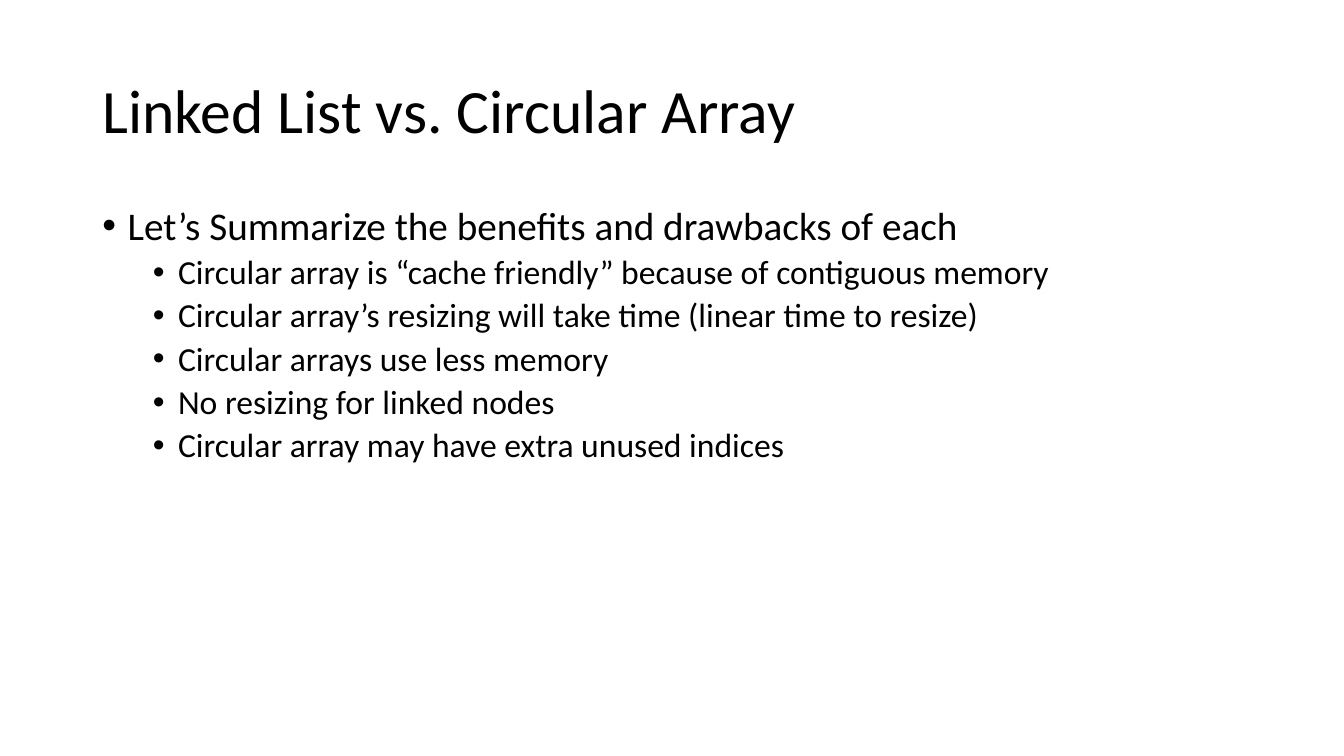
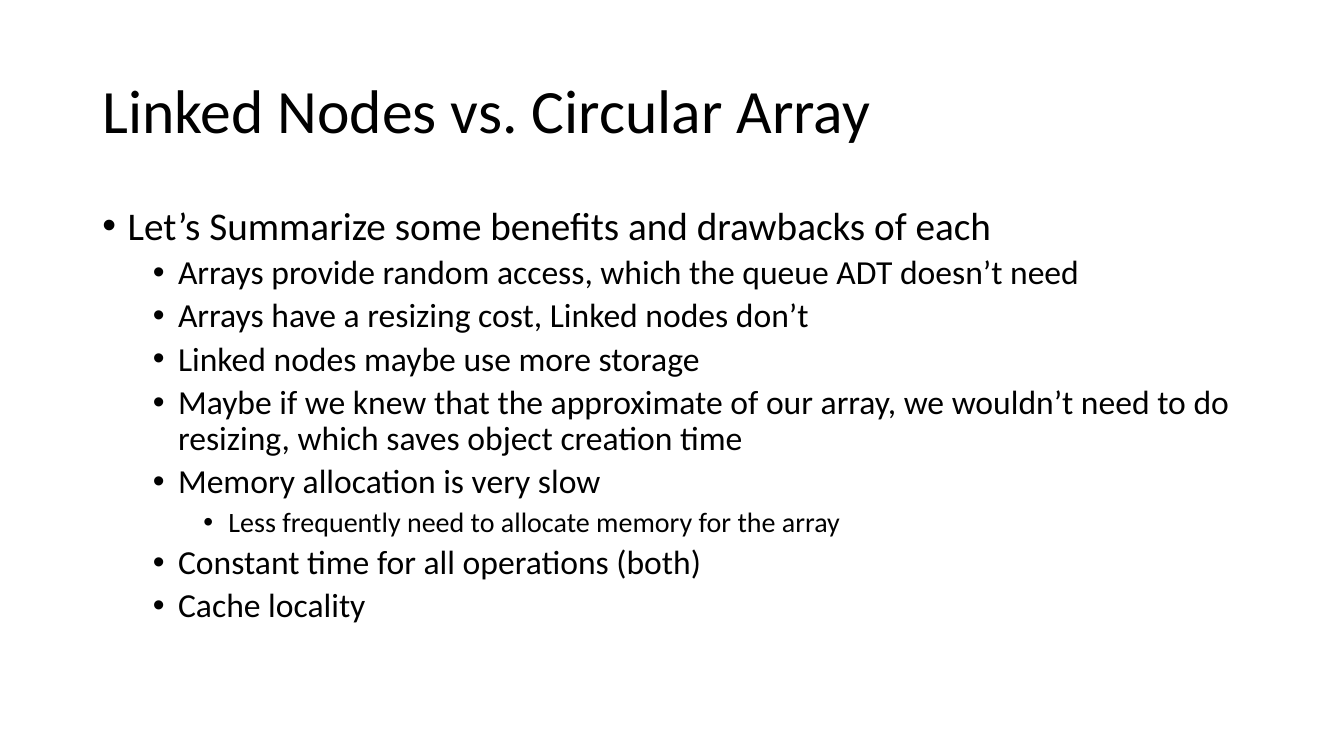
Before and after one commit to natebrunelle/cse332, a slide deck: slide 10 of demo_site/files/slides/lecture2_analysis1_inka.pptx (slide 8 before the commit). Drawn at 1344x756 pixels with LibreOffice and Linux fonts; fonts in the diff are those of the drawing. Boxes give left, top, right and bottom in pixels: in the first picture for what was removed or moved away, otherwise in the second. Text is boxed around its words. In the diff, an @@ line names an element or a change of style, - is before the commit and + after.

```diff
--- a/demo_site/files/slides/lecture2_analysis1_inka.pptx
+++ b/demo_site/files/slides/lecture2_analysis1_inka.pptx
@@ title at (102,90,871,143): text changed @@
-Linked List vs. Circular Array
+Linked Nodes vs. Circular Array
@@ text at (128,212,1229,623): text changed @@
-• Let’s Summarize the benefits and drawbacks of each
-  • Circular array is “cache friendly” because of contiguous memory
-  • Circular array’s resizing will take time (linear time to resize)
-  • Circular arrays use less memory
-  • No resizing for linked nodes
-  • Circular array may have extra unused indices
+• Let’s Summarize some benefits and drawbacks of each
+  • Arrays provide random access, which the queue ADT doesn’t need
+  • Arrays have a resizing cost, Linked nodes don’t
+  • Linked nodes maybe use more storage
+  • Maybe if we knew that the approximate of our array, we wouldn’t need to do resizing, which saves object creation time
+  • Memory allocation is very slow
+    • Less frequently need to allocate memory for the array
+  • Constant time for all operations (both)
+  • Cache locality
```
Also in this commit, not shown: 15 other slides changed, 2 slides added, 8 other files.
